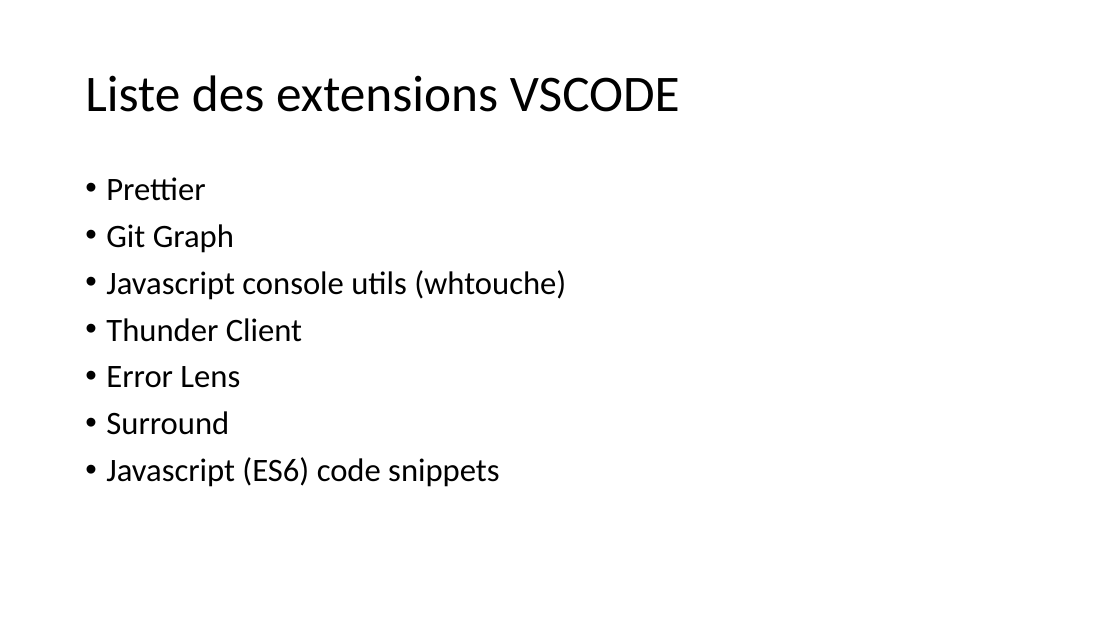
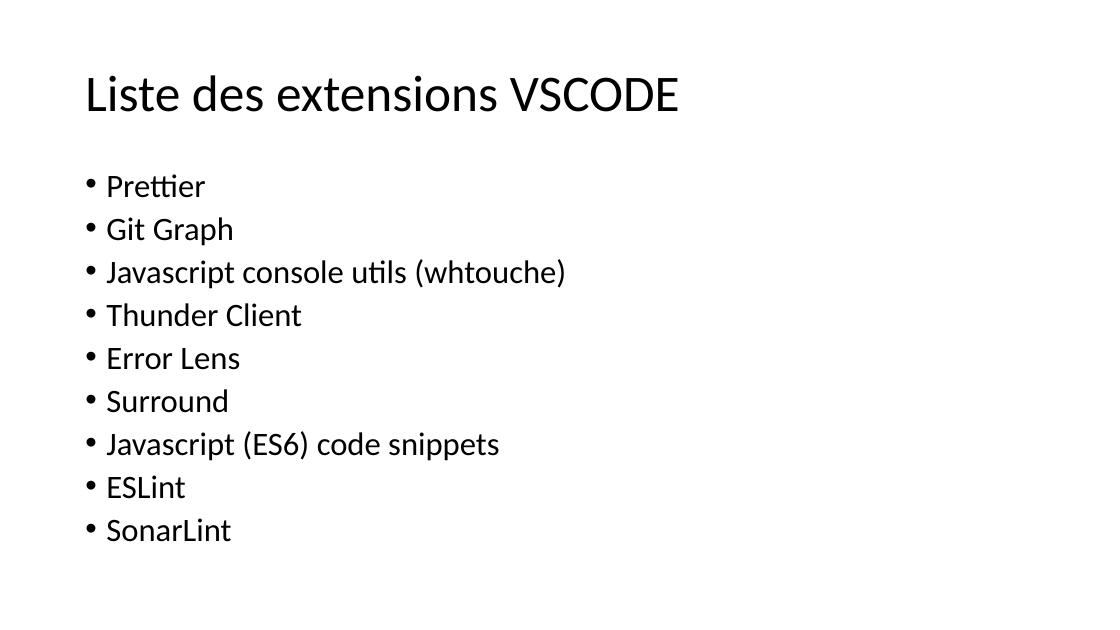
Before and after one commit to jlg-formation/njs-juin-2022, a slide deck: slide 2 of notes.pptx. Drawn at 1120x630 pixels with LibreOffice and Linux fonts; fonts in the diff are those of the drawing. Boxes give left, top, right and bottom in pixels: in the first picture for what was removed or moved away, otherwise in the second. Text is boxed around its words. In the diff, an @@ line names an element or a change of style, - is before the commit and + after.

```diff
--- a/notes.pptx
+++ b/notes.pptx
@@ text at (106,174,566,461): line spacing 0.9 to 0.8 @@
@@ text at (106,475,231,542): paragraphs added @@
+• ESLint
+• SonarLint
```
Also in this commit, not shown: 1 other slide changed, 1 slide added.
